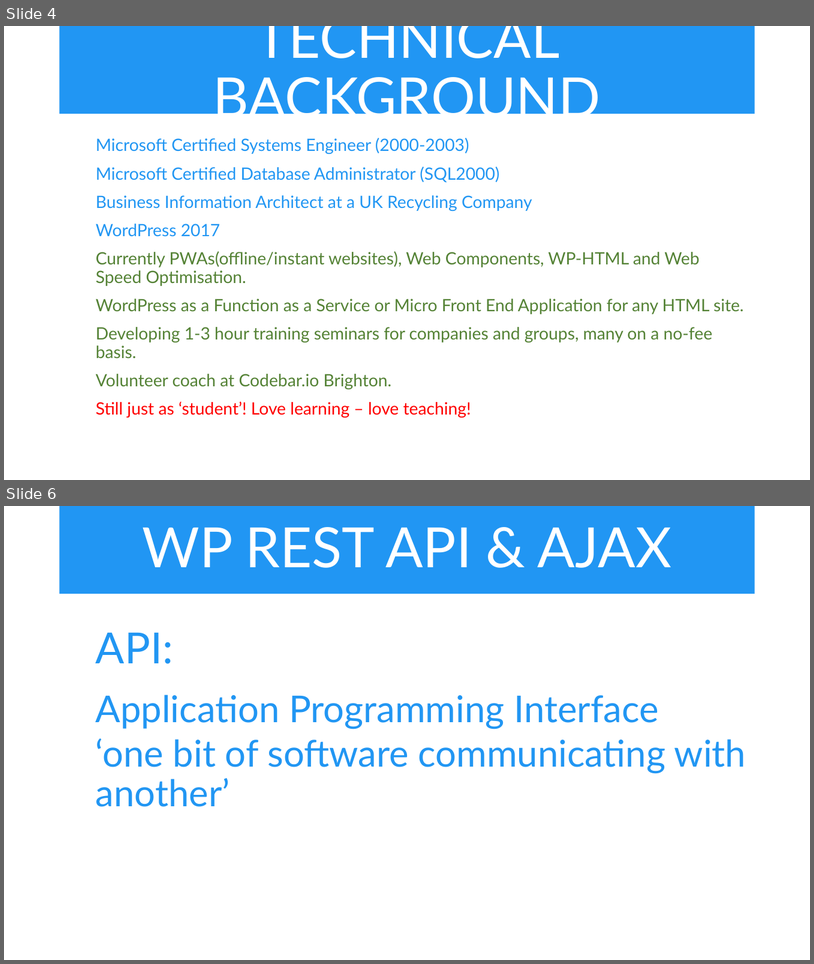
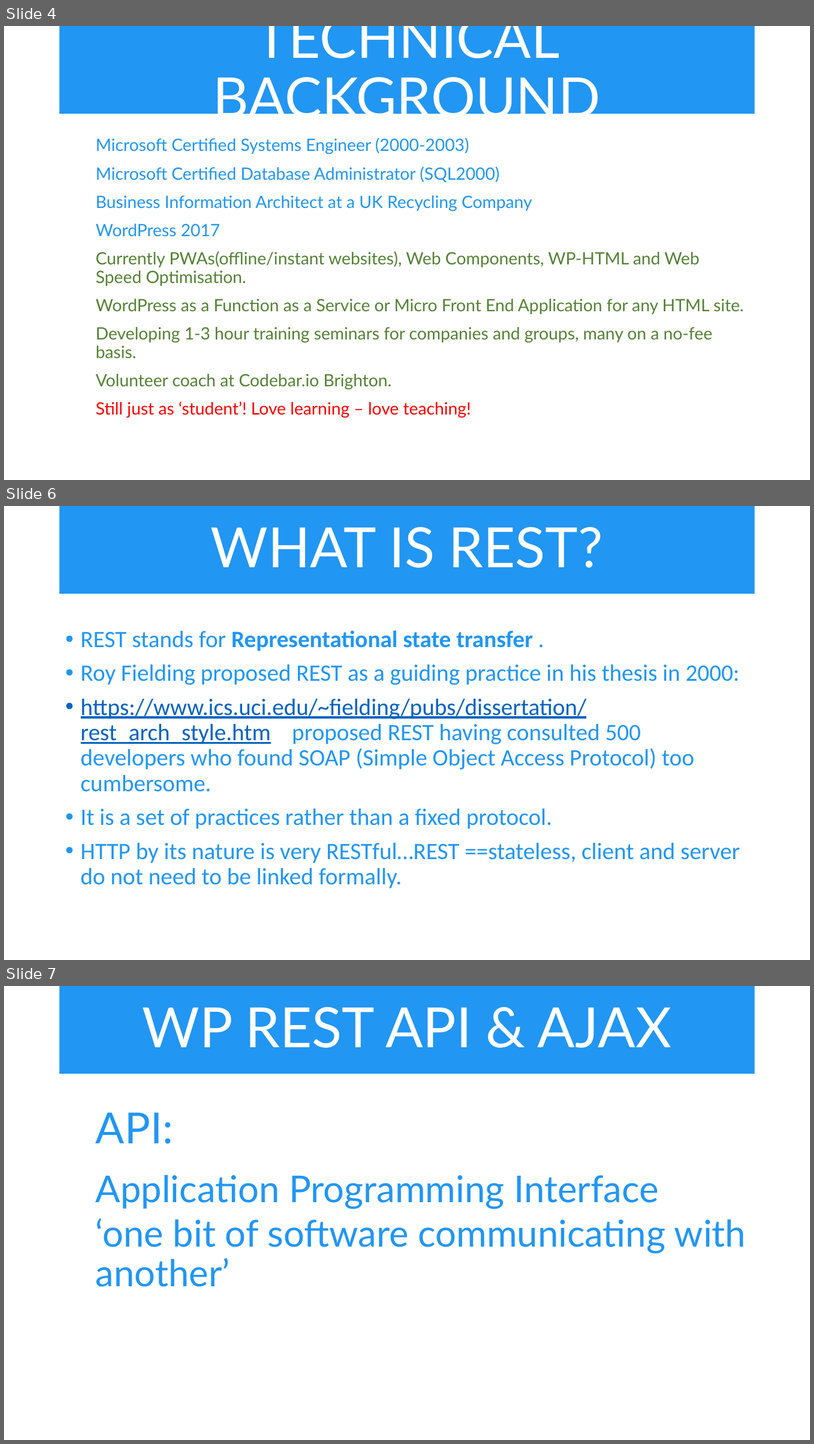
Before and after one commit to iwswordpress/rest, a slide deck: rest-api-workshop.pptx. Shown one above the other, each under a label of ours: slides 4 and 6 before the commit, slides 4, 6 and 7 after it; the slides between them are not shown. The pictures are 814x964 and 814x1444 pixels, drawn with LibreOffice and Linux fonts; fonts in the diff are those of the drawing. Boxes give left, top, right and bottom in pixels: in the first picture for what was removed or moved away, otherwise in the second. Text is boxed around its words. In the diff, an @@ line names an element or a change of style, - is before the commit and + after.

```diff
--- a/rest-api-workshop.pptx
+++ b/rest-api-workshop.pptx
@@ slide 6 added at (4,506,810,960), background #FFFFFF @@
@@ title added at (60,506,755,594), fill #2196F3, 66 pt, text #FFFFFF @@
+WHAT IS REST?
@@ text added at (81,630,740,888), 28 pt, text #2196F3 @@
+• REST stands for Representational state transfer .
+• Roy Fielding proposed REST as a guiding practice in his thesis in 2000:
+• https://www.ics.uci.edu/~fielding/pubs/dissertation/rest_arch_style.htm proposed REST having consulted 500 developers who found SOAP (Simple Object Access Protocol) too cumbersome.
+• It is a set of practices rather than a fixed protocol.
+• HTTP by its nature is very RESTful…REST ==stateless, client and server do not need to be linked formally.
@@ what was slide 6 is now slide 7 @@
```
Also in this commit, not shown: 8 slides changed, 7 other files.
